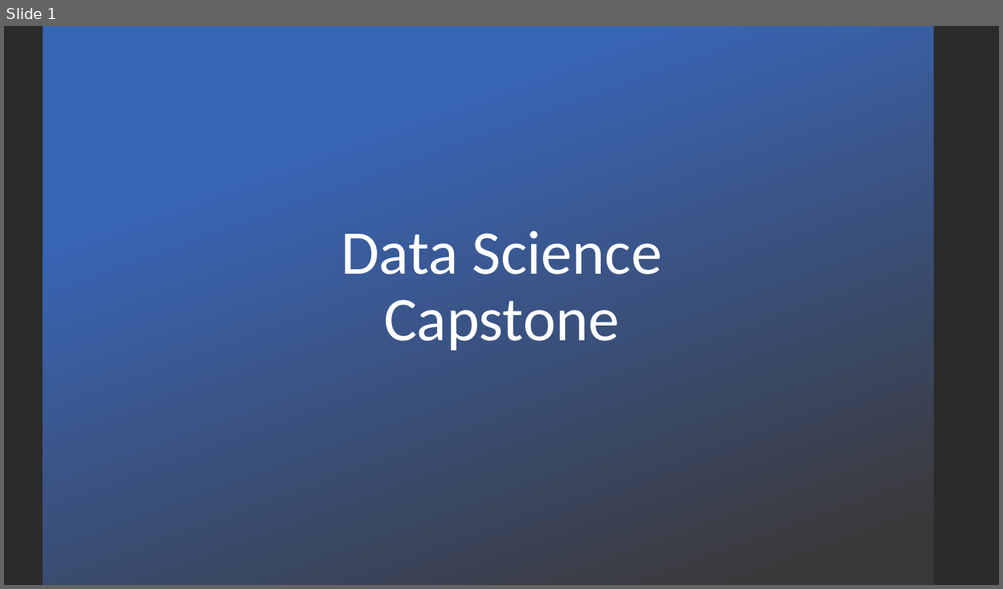
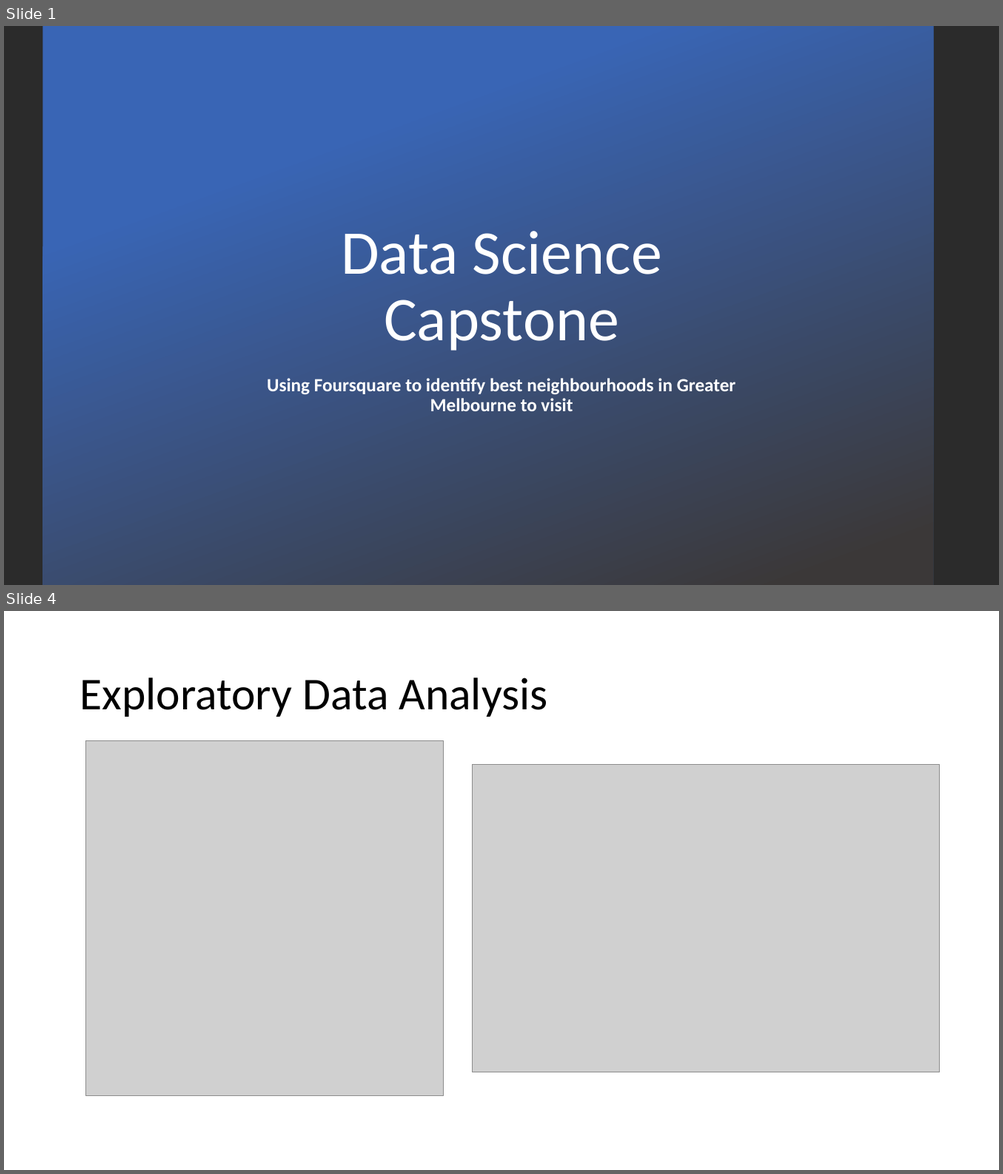
Before and after one commit to KIGet/IBM_DataScience_Capstone, a slide deck: Final Report.pptx. Shown one above the other, each under a label of ours: slide 1 before the commit, slides 1 and 4 after it; the slides between them are not shown. The pictures are 1003x589 and 1003x1174 pixels, drawn with LibreOffice and Linux fonts; fonts in the diff are those of the drawing; grey boxes stand for pictures; background and template pictures are left out; a plain dark background stands for a picture behind light text. Boxes give left, top, right and bottom in pixels: in the first picture for what was removed or moved away, otherwise in the second. Text is boxed around its words. In the diff, an @@ line names an element or a change of style, - is before the commit and + after.

```diff
--- a/Final Report.pptx
+++ b/Final Report.pptx
@@ slide 4 added at [4,611,999,1170], background #FFFFFF @@
@@ title added at [79,678,547,717], 44 pt, text #000000 @@
+Exploratory Data Analysis
@@ picture added at [86,741,444,1096] @@
@@ picture added at [472,765,939,1073] @@
@@ slide 1 changed as well @@
@@ subtitle added at [267,378,736,412], 18 pt, text #FFFFFF, bold @@
+Using Foursquare to identify best neighbourhoods in Greater Melbourne to visit
```
Also in this commit, not shown: 6 other slides added.
